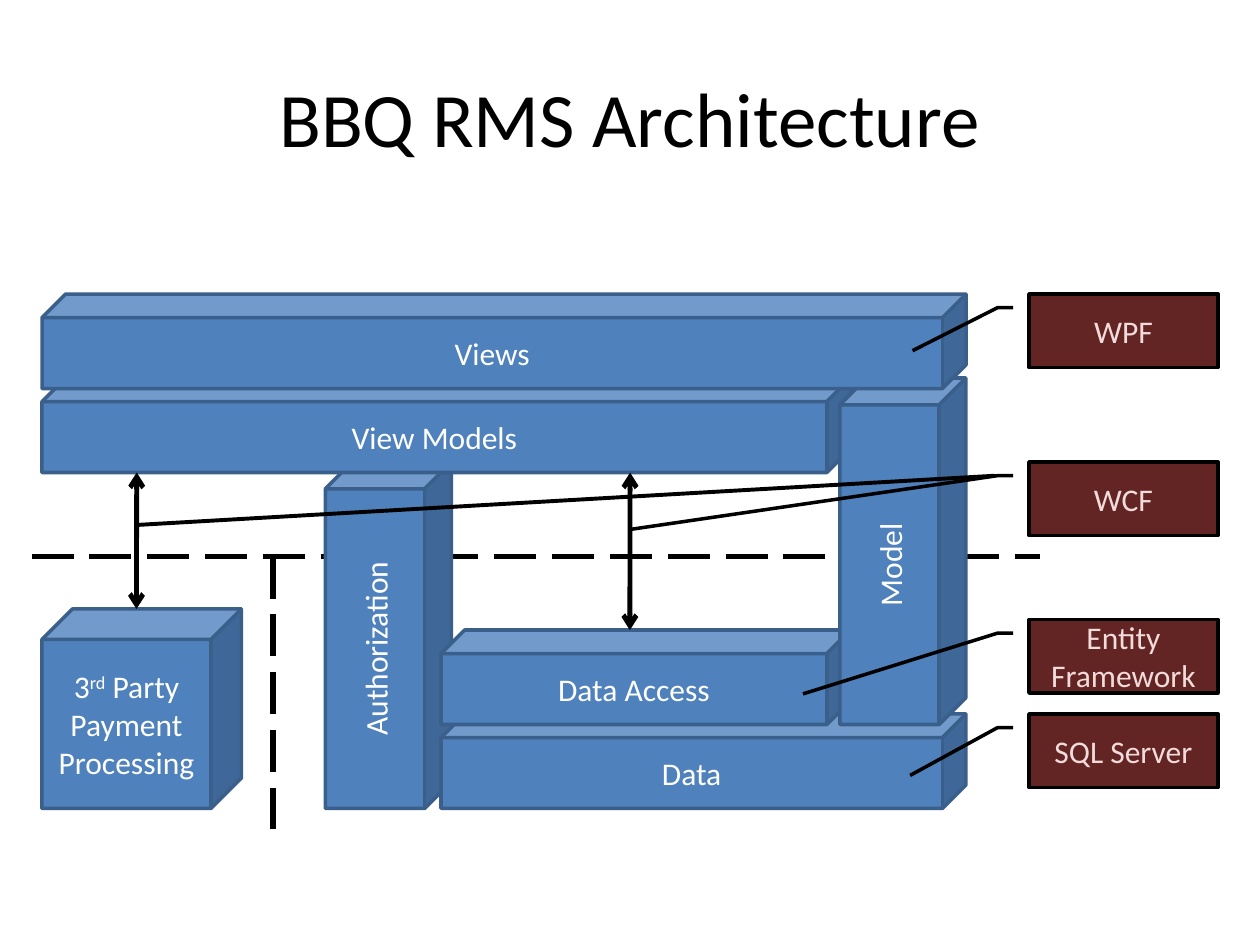
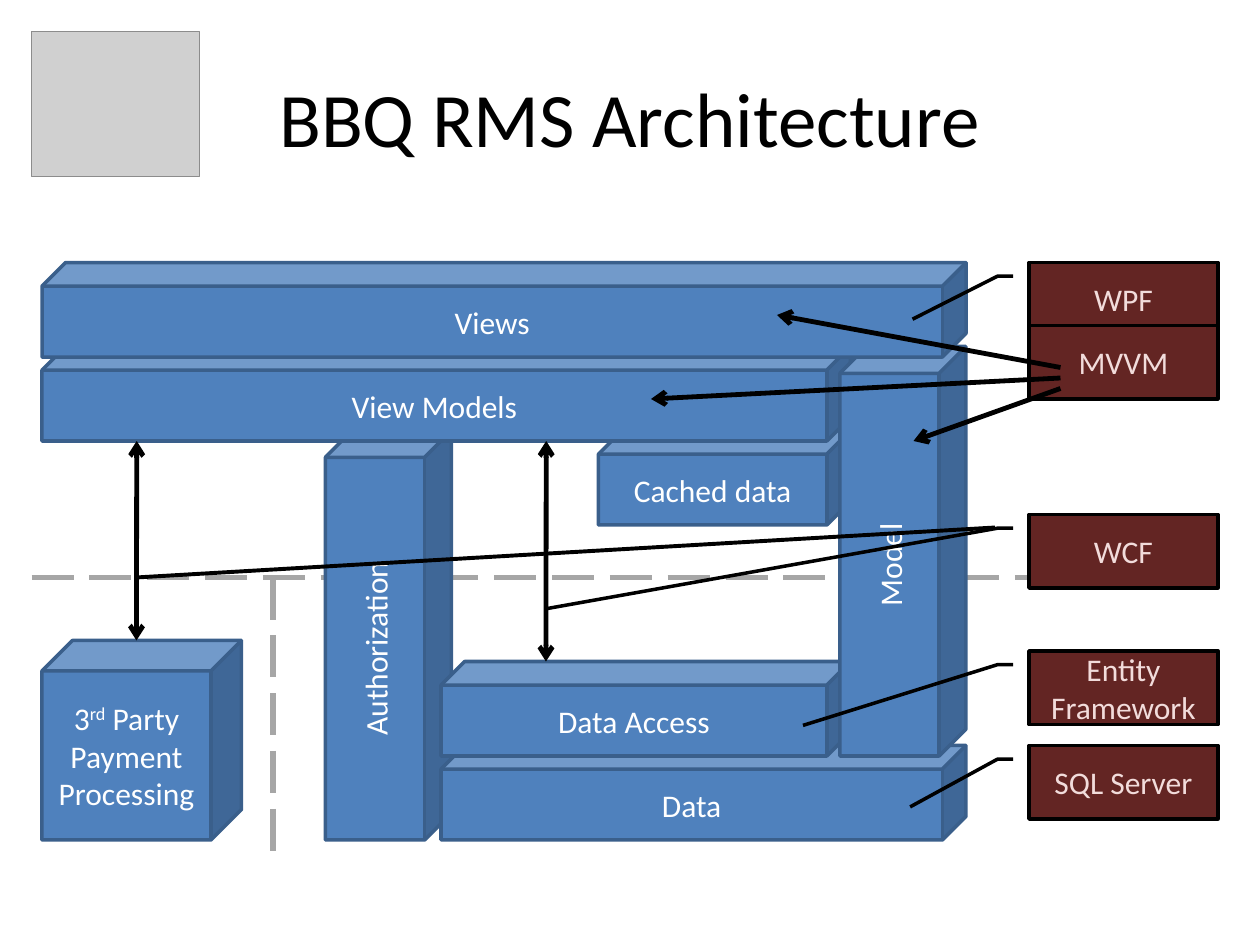
Before and after one commit to phatpenguin/cs3750g4, a slide deck: slide 1 of Documents/BBQ RMS Architecture.pptx. Drawn at 1260x945 pixels with LibreOffice and Linux fonts; fonts in the diff are those of the drawing; grey boxes stand for pictures. Boxes give left, top, right and bottom in pixels: in the first picture for what was removed or moved away, otherwise in the second. Text is boxed around its words. In the diff, an @@ line names an element or a change of style, - is before the commit and + after.

Commit message:
Updated architecture PowerPoint slide.

```diff
--- a/Documents/BBQ RMS Architecture.pptx
+++ b/Documents/BBQ RMS Architecture.pptx
@@ picture added at [32, 32, 199, 176] @@
@@ 2 cubes, 1 border callout: place and size @@
-2 cubes, 1 border callout at [42, 294, 1218, 472]
+2 cubes, 1 border callout at [42, 262, 1218, 441]
@@ arrow added from (1061, 368) to (777, 315), #000000 2.75 pt @@
@@ rectangle added at [1029, 325, 1218, 398], fill #632523, outline #000000 2 pt, 18 pt, text #F2DCDB @@
+MVVM
@@ cube "Model": place and size @@
-cube "Model" at [840, 378, 966, 724]
+cube "Model" at [840, 346, 966, 756]
@@ arrow added from (1061, 378) to (651, 399), #000000 2.75 pt @@
@@ arrow added from (1061, 388) to (914, 441), #000000 2.75 pt @@
@@ double arrow moved from (137, 472) - (136, 609) to (137, 441) - (136, 640) @@
@@ cube "Authorization": place and size @@
-cube "Authorization" at [325, 462, 451, 809]
+cube "Authorization" at [325, 431, 451, 840]
@@ double arrow moved from (630, 472) - (630, 630) to (547, 441) - (546, 662) @@
@@ cube added at [598, 431, 850, 525], fill #4F81BD, outline #3A5F8C 2 pt, 18 pt, text #FFFFFF @@
+Cached data
@@ line moved from (995, 476) - (136, 525) to (995, 528) - (136, 577) @@
@@ border callout "WCF": place and size @@
-border callout "WCF" at [1029, 462, 1218, 536]
+border callout "WCF" at [1029, 514, 1218, 587]
@@ border callout "WCF" at [1029, 514, 1218, 587]: proportions changed @@
@@ line moved from (32, 557) - (1040, 557) to (32, 577) - (1040, 577) @@
@@ line (32, 577) - (1040, 577): stroke #000000 3 pt dashed to #A6A6A6 3 pt dashed @@
@@ line moved from (273, 557) - (273, 829) to (273, 577) - (273, 861) @@
@@ line (273, 577) - (273, 861): stroke #000000 3 pt dashed to #A6A6A6 3 pt dashed @@
@@ 3 cubes, 2 border callouts: place and size @@
-3 cubes, 2 border callouts at [42, 609, 1218, 809]
+3 cubes, 2 border callouts at [42, 640, 1218, 840]
```
